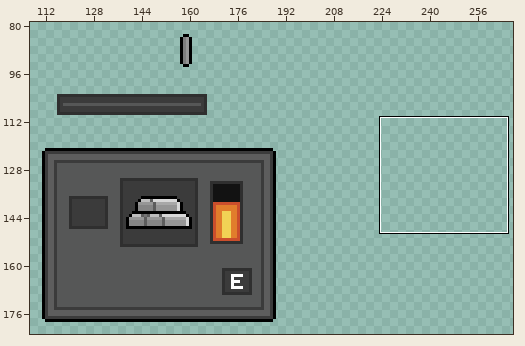
Pixel-art file: .Aseprite Files/HUD/HUD Forge.ase. Above: a wide view before the commit, with the close-up outlined.
Close-up. Before the commit:
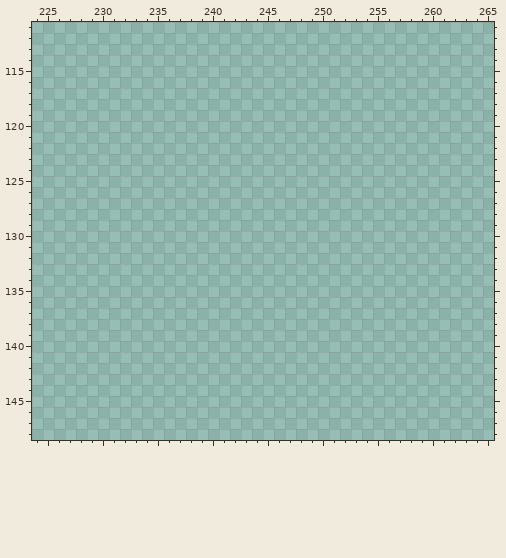
300x300 pixels, 1 frame. Colours within 5 levels of each other are drawn and written as one. Shown: x 224..265, y 111..148. The wide view leaves out empty margins. The commit also changed other parts of the picture, which this record leaves out.
The result:
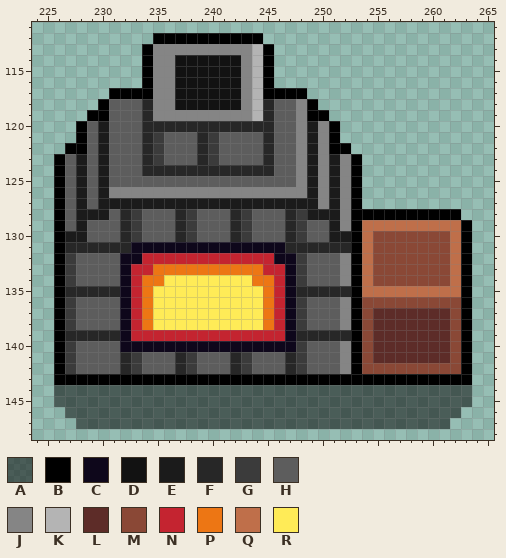
Palette (. is transparent): A #00000082  B #000000  C #0e071b  D #121212  E #1b1b1b  F #272727  G #3b3b3b  H #5d5d5d  J #858585  K #b4b4b4  L #5d2c28  M #8a4836  N #c42430  P #ed7614  Q #bf6f4a  R #ffeb57
What changed:
Layer "ForgeHUD":
y 112: x 235..244 .......... -> BBBBBBBBBB
y 113: x 234..245 ............ -> BJJJJJJJJJKB
y 114..116: x 234..245 ............ -> BJJDDDDDDJKB
y 117: x 231..248 .................. -> BBBBJJDDDDDDJKBBBB
y 118: x 230..249 .................... -> BHHHFJJDDDDDDJKFHHJB
y 119: x 229..250 ...................... -> BBHHHFJJJJJJJJJKFHHJBB
y 120: x 228..251 ........................ -> BHEHHHFFFFFFFFFFFFHHJEJB
y 121: x 228..251 ........................ -> BHEHHHFGHHHFGHHHHFHHJEJB
y 122: x 227..252 .......................... -> BBHEHHHFGHHHFGHHHHFHHJEJBB
y 123: x 226..253 ............................ -> BHEHEHHHFGHHHFGHHHHFHHJEJEJB
y 124: x 226..253 ............................ -> BHEHEHHHFFFFFFFFFFFFHHJEJEJB
y 125: x 226..253 ............................ -> BHEHEHHHHHHHHHHHHHHHHHJEJEJB
y 126: x 226..253 ............................ -> BHEHEJJJJJJJJJJJJJJJJJJEJEJB
y 127: x 226..253 ............................ -> BHEHEEEEEEEEEEEEEEEEEEEEJEJB
y 128: x 226..262 ..................................... -> BHEEEHFGHHHFGHHHFGHHHFGEEEJBBBBBBBBBB
y 129: x 226..263 ...................................... -> BHEHHHFGHHHFGHHHFGHHHFGHHEJBQQQQQQQQQB
y 130: x 226..263 ...................................... -> BEEHHHFGHHHFGHHHFGHHHFGHHEEBQMMMMMMMQB
y 131: x 226..263 ...................................... -> BFFFFFFCCCCCCCCCCCCCCFFFFFFBQMMMMMMMQB
y 132: x 226..263 ...................................... -> BGHHHHCCNNNNNNNNNNNNCCGHHHJBQMMMMMMMQB
y 133: x 226..263 ...................................... -> BGHHHHCNNPPPPPPPPPPNNCGHHHJBQMMMMMMMQB
y 134: x 226..263 ...................................... -> BGHHHHCNPPRRRRRRRRPPNCGHHHJBQMMMMMMMQB
y 135: x 226..263 ...................................... -> BFFFFFCNPRRRRRRRRRRPNCFFFFFBQQQQQQQQQB
y 136: x 226..263 ...................................... -> BGHHHHCNPRRRRRRRRRRPNCGHHHJBMMMMMMMMMB
y 137..138: x 226..263 ...................................... -> BGHHHHCNPRRRRRRRRRRPNCGHHHJBMLLLLLLLMB
y 139: x 226..263 ...................................... -> BFFFFFCNNNNNNNNNNNNNNCFFFFFBMLLLLLLLMB
y 140: x 226..263 ...................................... -> BGHHHHCCCCCCCCCCCCCCCCGHHHJBMLLLLLLLMB
y 141: x 226..263 ...................................... -> BGHHHHFGHHHFGHHHFGHHHFGHHHJBMLLLLLLLMB
y 142: x 226..263 ...................................... -> BGHHHHFGHHHFGHHHFGHHHFGHHHJBMMMMMMMMMB
y 143: x 226..263 ...................................... -> BBBBBBBBBBBBBBBBBBBBBBBBBBBBBBBBBBBBBB
y 144..145: x 226..263 ...................................... -> AAAAAAAAAAAAAAAAAAAAAAAAAAAAAAAAAAAAAA
y 146: x 227..262 .................................... -> AAAAAAAAAAAAAAAAAAAAAAAAAAAAAAAAAAAA
y 147: x 228..261 .................................. -> AAAAAAAAAAAAAAAAAAAAAAAAAAAAAAAAAA
